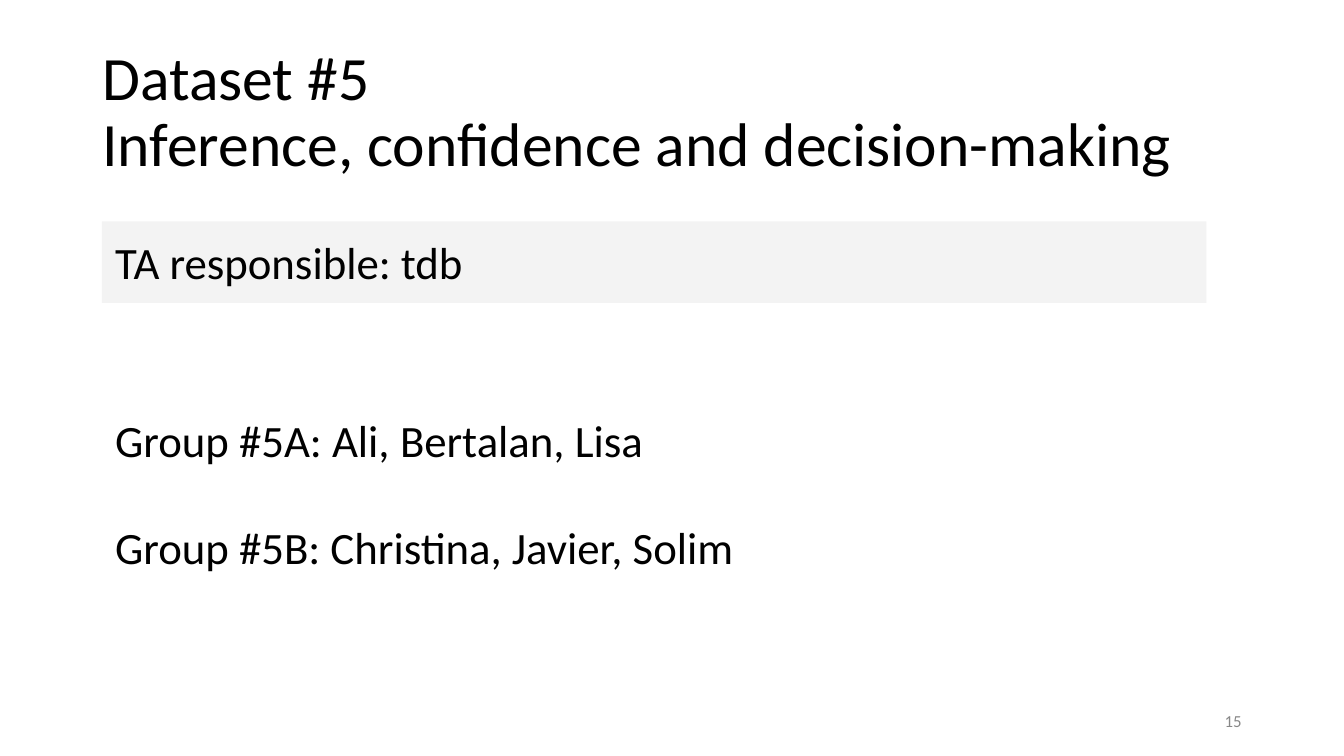
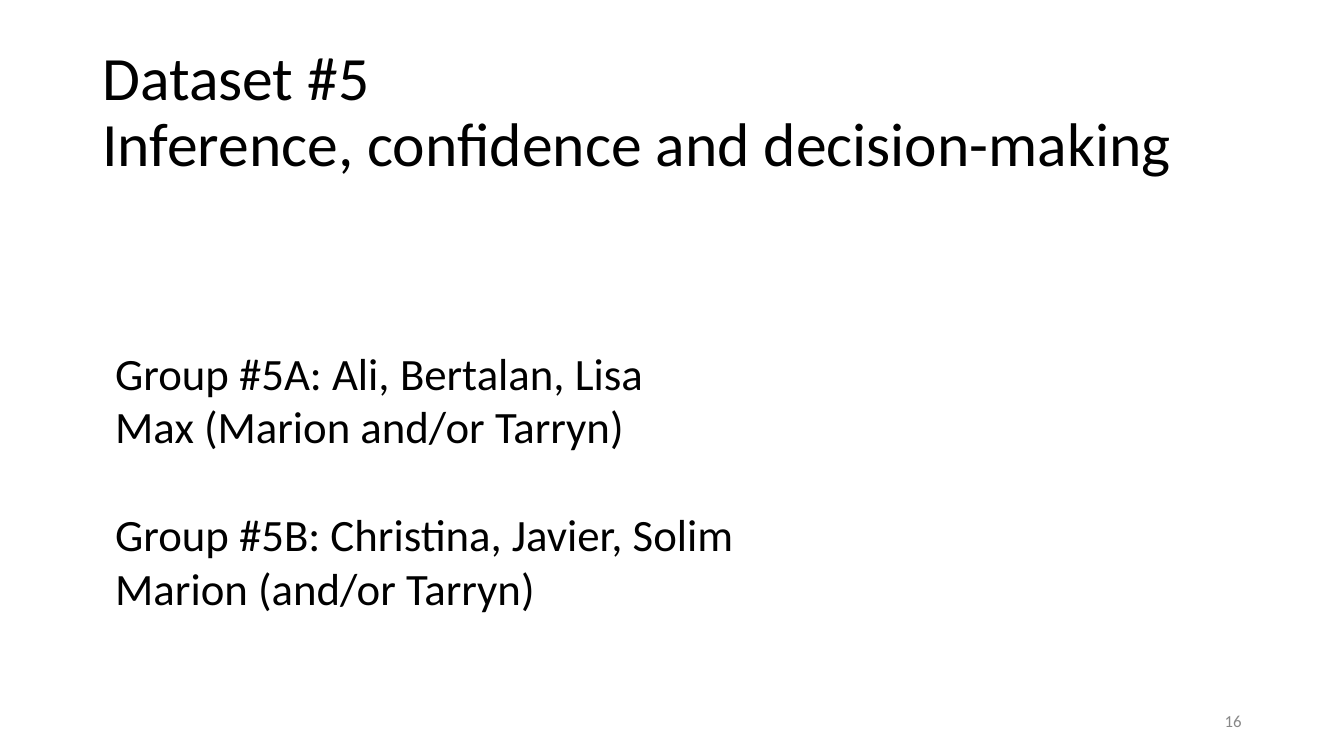
Before and after one commit to bambschool/BAMB2023, a slide deck: slide 16 of slides_lectures/BAMB! 2023 Project work kick-off.pptx (slide 15 before the commit). Drawn at 1344x756 pixels with LibreOffice and Linux fonts; fonts in the diff are those of the drawing. Boxes give left, top, right and bottom in pixels: in the first picture for what was removed or moved away, otherwise in the second. Text is boxed around its words. In the diff, an @@ line names an element or a change of style, - is before the commit and + after.

```diff
--- a/slides_lectures/BAMB! 2023 Project work kick-off.pptx
+++ b/slides_lectures/BAMB! 2023 Project work kick-off.pptx
@@ rectangle removed at box(102, 222, 1207, 304) @@
-TA responsible: tdb
@@ text "Group #5A: Ali, Bertalan, Lisa": place and size @@
-text "Group #5A: Ali, Bertalan, Lisa" at box(115, 426, 733, 572)
+text "Group #5A: Ali, Bertalan, Lisa" at box(115, 359, 733, 613)
@@ text at box(115, 410, 624, 451): paragraph added @@
+Max (Marion and/or Tarryn)
@@ text at box(115, 572, 535, 613): paragraph added @@
+Marion (and/or Tarryn)
@@ page number at box(1225, 715, 1242, 727): text changed @@
-15
+16
```
Also in this commit, not shown: 9 other slides changed, 1 slide added.
